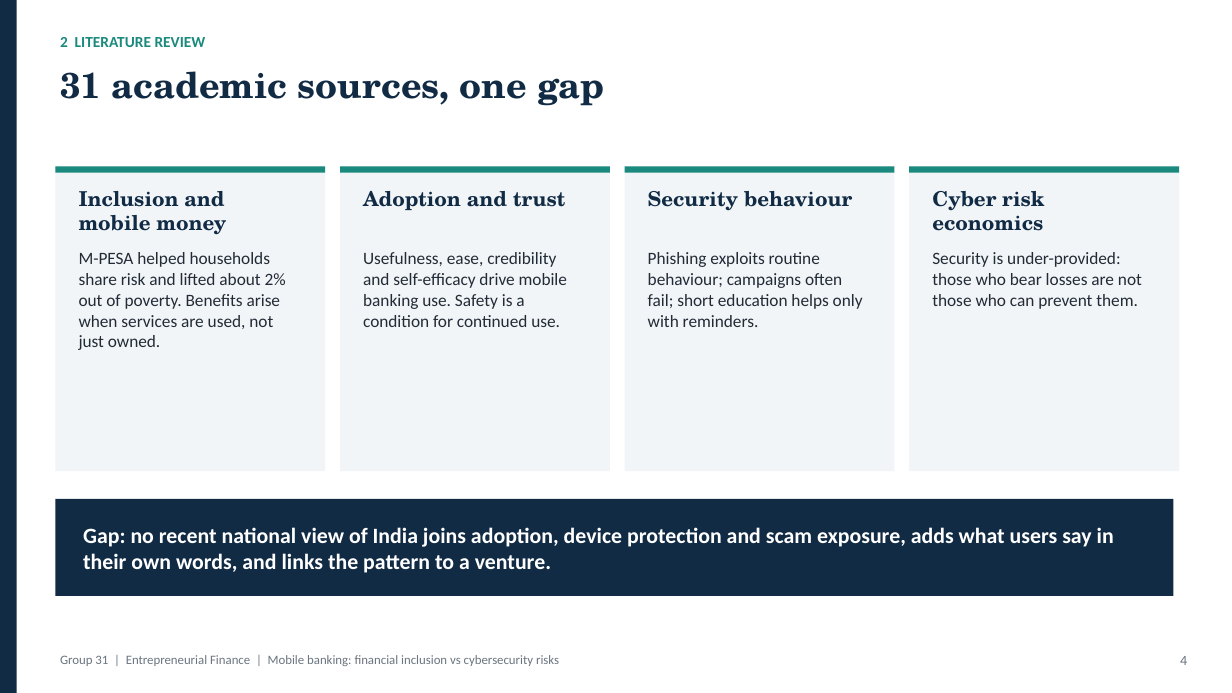
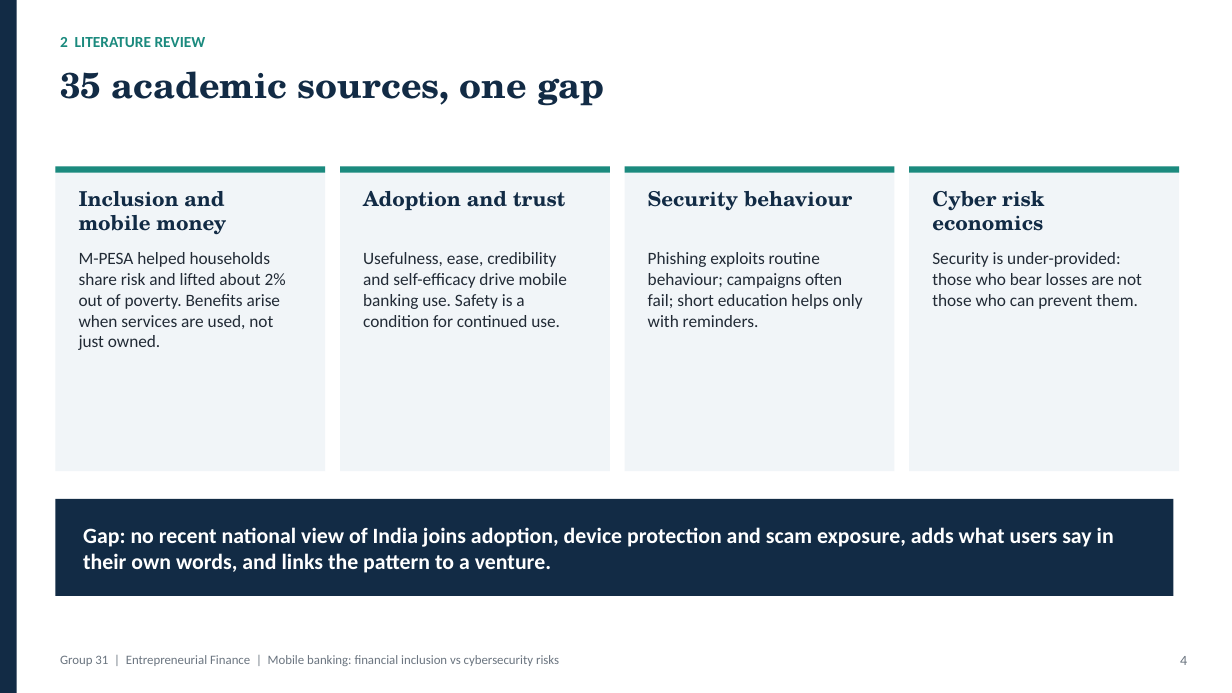
Before and after one commit to sahsudhanshu/EF, a slide deck: slide 4 of Condensed/Group_31_Presentation_Short.pptx. Drawn at 1232x693 pixels with LibreOffice and Linux fonts; fonts in the diff are those of the drawing. Boxes give left, top, right and bottom in pixels: in the first picture for what was removed or moved away, otherwise in the second. Text is boxed around its words. In the diff, an @@ line names an element or a change of style, - is before the commit and + after.

```diff
--- a/Condensed/Group_31_Presentation_Short.pptx
+++ b/Condensed/Group_31_Presentation_Short.pptx
@@ text at (60, 71, 605, 106): text changed @@
-31 academic sources, one gap
+35 academic sources, one gap
```
Also in this commit, not shown: 6 other files.
